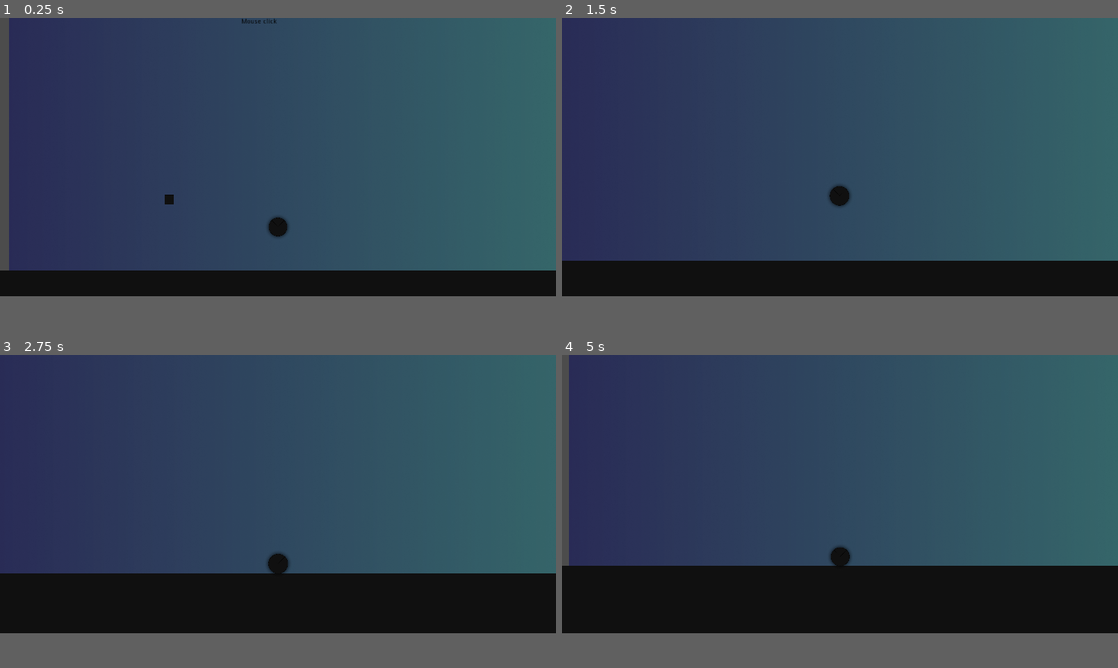
Above: before the commit, frames 1-4 (two rows, left to right).
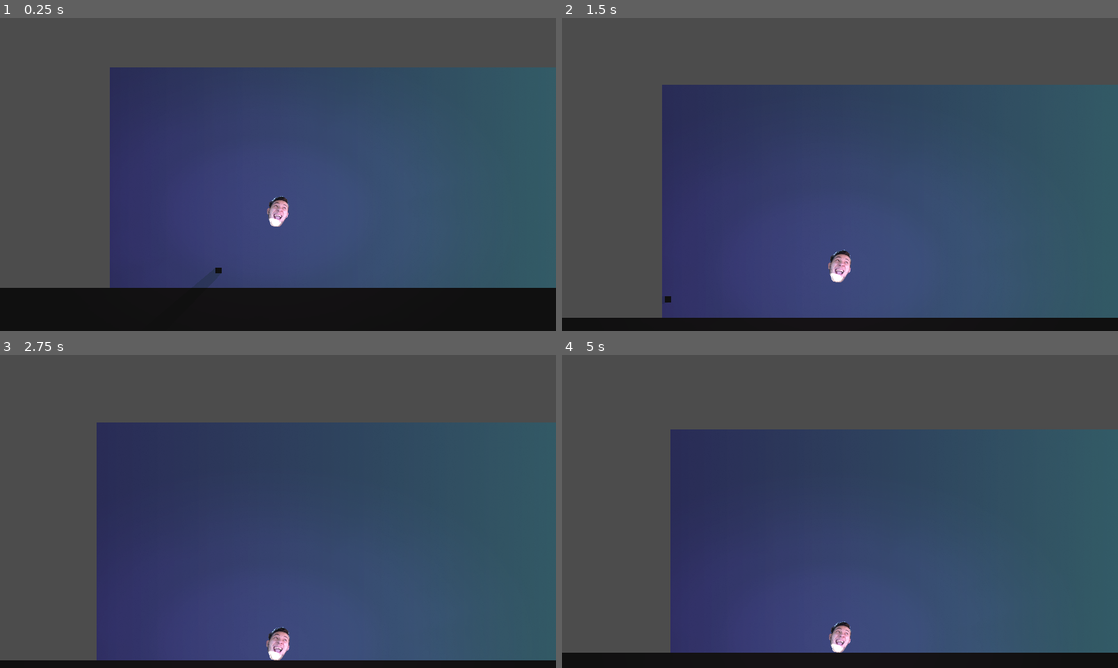
Above: after the commit, the same moments.

Repository: elleremo/ruslan_game
Game: Godot game, scene res://main.tscn
Same seed, same stepped clock (60 frames per second), same inputs: the game is played once before the commit and once after it.
Inputs:
- Up to frame 1 (0.25 s): no input
- Up to frame 2 (1.5 s): hold Space (space) 0.53-1.28 s; hold W (up) from 0.53 s (still down); tap Space (space) at 1.35 s
- Up to frame 3 (2.75 s): release W (up) at 2.03 s; hold Space (space) from 2.03 s (still down)
- Up to frame 4 (5 s): release Space (space) at 2.78 s; hold W (up) 2.78-4.28 s; tap Space (space) at 2.85, 4.35 s; hold Space (space) 3.53-4.28 s; tap W (up) at 4.52 s
In our replay, the window is 800x400 before the commit and 800x450 after it. These sizes can differ from the game's own. Grey fills any space a smaller window leaves; there, only what the larger window draws over its background counts as a difference.

The runs differ from the first frame. In frame 1, 40% of the frame differs, in the area x 0-100%, y 0-87%; in frame 2, 56%; in frame 3, 59%; in frame 4, 63%, in the area x 0-100%, y 0-100%.
Error in both runs: Trying to assign value of type 'KinematicBody2D' to a variable of type 'KinematicBody'.

Commit message:
audio

Diff:
--- a/game/ball.tscn
+++ b/game/ball.tscn
@@ -1,8 +1,8 @@
 [gd_scene load_steps=10 format=2]
 
-[ext_resource path="res://res/ball.png" type="Texture" id=1]
-[ext_resource path="res://res/ball2.png" type="Texture" id=2]
-[ext_resource path="res://res/light.png" type="Texture" id=3]
+[ext_resource path="res://res/ball2.png" type="Texture" id=1]
+[ext_resource path="res://res/light.png" type="Texture" id=2]
+[ext_resource path="res://res/ball.png" type="Texture" id=3]
 [ext_resource path="res://privet.wav" type="AudioStream" id=4]
 
 [sub_resource type="GDScript" id=1]
@@ -116,39 +116,37 @@
 script = SubResource( 1 )
 gravity = 2000
 
-[node name="CollisionShape2D" type="CollisionShape2D" parent="."]
-shape = SubResource( 2 )
-
-[node name="ball" type="Sprite" parent="."]
-material = SubResource( 5 )
-position = Vector2( 0, 0.0202332 )
-scale = Vector2( 0.4, 0.400202 )
-texture = ExtResource( 1 )
-
 [node name="CollisionPolygon2D" type="CollisionPolygon2D" parent="."]
-editor/display_folded = true
-visible = false
 position = Vector2( -9.84021, 5.57402 )
 scale = Vector2( 1.5819, 1.5819 )
 build_mode = 1
 polygon = PoolVector2Array( 33.0741, 25.0075, 15.5926, 49.6002, -7.22223, 51.0816, -21.1482, 45.7483, -34.4815, 18.489, …(212 unchanged characters)…
-disabled = true
 
 [node name="ball2" type="Sprite" parent="CollisionPolygon2D"]
-visible = false
 position = Vector2( 4.668, -16.8659 )
-texture = ExtResource( 2 )
+texture = ExtResource( 1 )
 
 [node name="Light2D" type="Light2D" parent="CollisionPolygon2D"]
-visible = false
 position = Vector2( 3.89856, 1.8949 )
 scale = Vector2( 2.22869, 1.47094 )
-texture = ExtResource( 3 )
+texture = ExtResource( 2 )
 color = Color( 0.776471, 0.372549, 0.780392, 0.117647 )
 energy = 2.0
 shadow_enabled = true
 shadow_filter_smooth = 5.0
 
+[node name="CollisionShape2D" type="CollisionShape2D" parent="."]
+visible = false
+shape = SubResource( 2 )
+disabled = true
+
+[node name="ball" type="Sprite" parent="."]
+visible = false
+material = SubResource( 5 )
+position = Vector2( 0, 0.0202332 )
+scale = Vector2( 0.4, 0.400202 )
+texture = ExtResource( 3 )
+
 [node name="s_up" type="AudioStreamPlayer2D" parent="."]
 stream = ExtResource( 4 )
 bus = "up"
--- a/game/floor.tscn
+++ b/game/floor.tscn
@@ -8,10 +8,10 @@
 [node name="floor" type="StaticBody2D"]
 
 [node name="CollisionShape2D" type="CollisionShape2D" parent="."]
-position = Vector2( 0, 100 )
+position = Vector2( 0, -0.000396729 )
 shape = SubResource( 1 )
 
 [node name="floor" type="Sprite" parent="."]
-position = Vector2( 2.98023e-08, 100 )
+position = Vector2( 0, -0.000396729 )
 scale = Vector2( 1, 1.33333 )
 texture = ExtResource( 1 )
--- a/game/main.tscn
+++ b/game/main.tscn
@@ -69,7 +69,8 @@
 # var b = \"text\"
 var ox = 0.0;
 var oy = 0.0;
-var z = 1;
+var z = zoom;
+var tosmal = .8
 # Called when the node enters the scene tree for the first time.
 func _ready():
 	#print('fdf')
@@ -84,8 +85,7 @@
 	if space_down:
 		#camera = DB.main.get_node('my_camera')
 
-		zoom = zoom.linear_interpolate(Vector2(.85,.85), .01)
-
+		zoom = zoom.linear_interpolate(Vector2(tosmal,tosmal), .01)
 
 
 		#var o = offset.linear_interpolate( Vector2(rand_range(-50,50),rand_range(-5,5)), .1 )
@@ -103,8 +103,9 @@
 		ox = lerp(ox, 0, 0.03)
 		oy = lerp(oy, 0, 0.03)
 		offset = Vector2(rand_range(-ox,ox), rand_range(-oy,oy))
+		limit_bottom=800
 
-		zoom = zoom.linear_interpolate(Vector2(1,1), .05);
+		zoom = zoom.linear_interpolate(z, .05);
 
 # Called every frame. 'delta' is the elapsed time since the previous frame.
 func _process(delta):
@@ -118,17 +119,17 @@
 
 [node name="bg" type="Sprite" parent="."]
 material = SubResource( 5 )
-position = Vector2( 600, 300 )
-scale = Vector2( 0.312663, 0.277778 )
+position = Vector2( 960, 540 )
+scale = Vector2( 0.500261, 0.5 )
 texture = ExtResource( 1 )
 
 [node name="cube" parent="." instance=ExtResource( 2 )]
-position = Vector2( 470, 447.5 )
+position = Vector2( 500, 700 )
 scale = Vector2( 0.25, 0.25 )
 
 [node name="floor" parent="." instance=ExtResource( 3 )]
 light_mask = 0
-position = Vector2( 950, 660 )
+position = Vector2( 960, 920 )
 
 [node name="ball" parent="." instance=ExtResource( 4 )]
 light_mask = 0
@@ -138,20 +139,26 @@
 
 [node name="my_camera" type="Camera2D" parent="ball"]
 material = SubResource( 7 )
-position = Vector2( 0, -180 )
+position = Vector2( 0, 15 )
 current = true
-limit_left = -500
-limit_top = 0
-limit_right = 1500
-limit_bottom = 900
-drag_margin_h_enabled = false
-drag_margin_v_enabled = false
+process_mode = 0
+limit_left = -600
+limit_top = -500
+limit_right = 2500
+limit_bottom = 800
+limit_smoothed = true
 smoothing_enabled = true
-smoothing_speed = 1.0
+smoothing_speed = 2.0
+drag_margin_left = 0.0
+drag_margin_top = 0.0
+drag_margin_right = 0.4
+drag_margin_bottom = 0.79
 editor_draw_limits = true
+editor_draw_drag_margin = true
 script = SubResource( 8 )
 
 [node name="RichTextLabel" type="RichTextLabel" parent="."]
+visible = false
 margin_left = 501.0
 margin_top = 27.0
 margin_right = 642.0
@@ -162,9 +169,10 @@
 Mouse click"
 
 [node name="emmiter" parent="." instance=ExtResource( 5 )]
-position = Vector2( 1020, 600 )
+position = Vector2( 1500, 760 )
 
 [node name="music" type="AudioStreamPlayer2D" parent="."]
+visible = false
 stream = ExtResource( 6 )
 volume_db = -7.591
 autoplay = true
--- a/game/project.godot
+++ b/game/project.godot
@@ -25,7 +25,8 @@
 
 [display]
 
-window/size/width=1200
+window/size/width=1920
+window/size/height=1080
 window/stretch/mode="2d"
 window/stretch/aspect="keep"
 
Not shown, changed: game/export_presets.cfg
